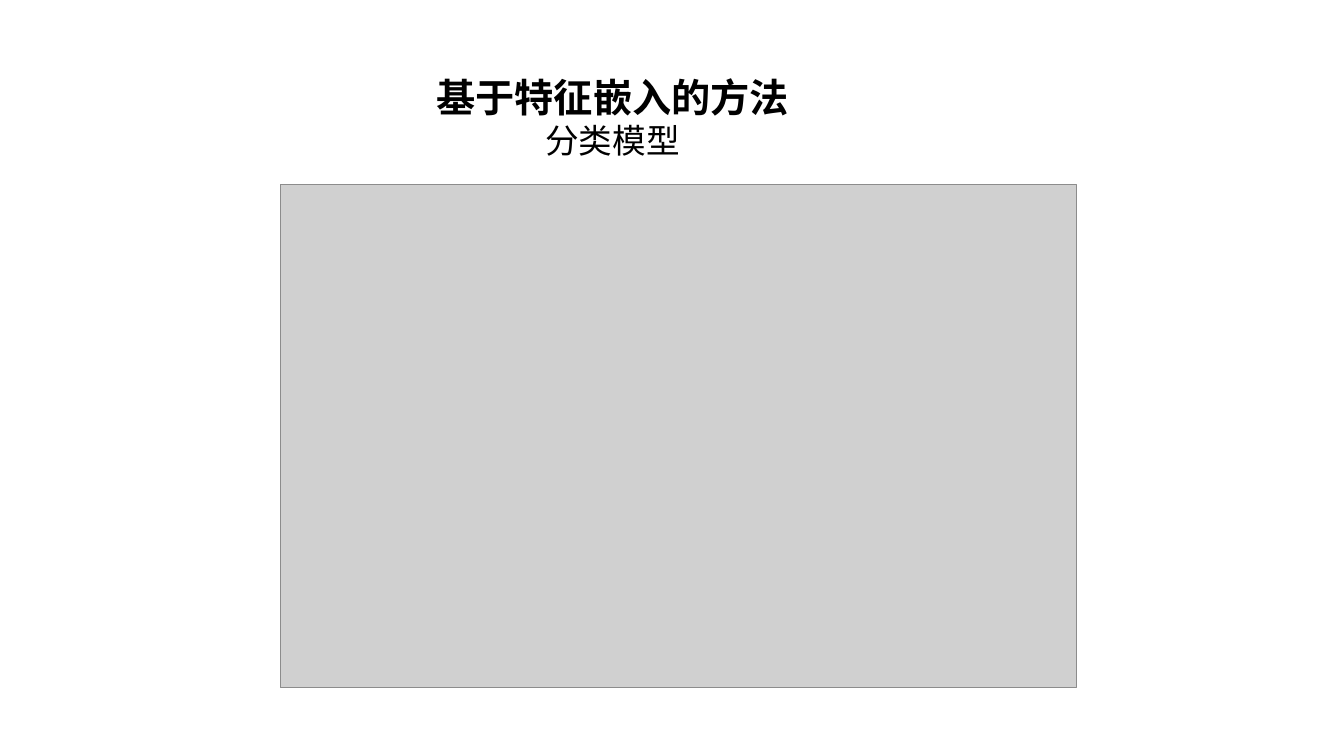
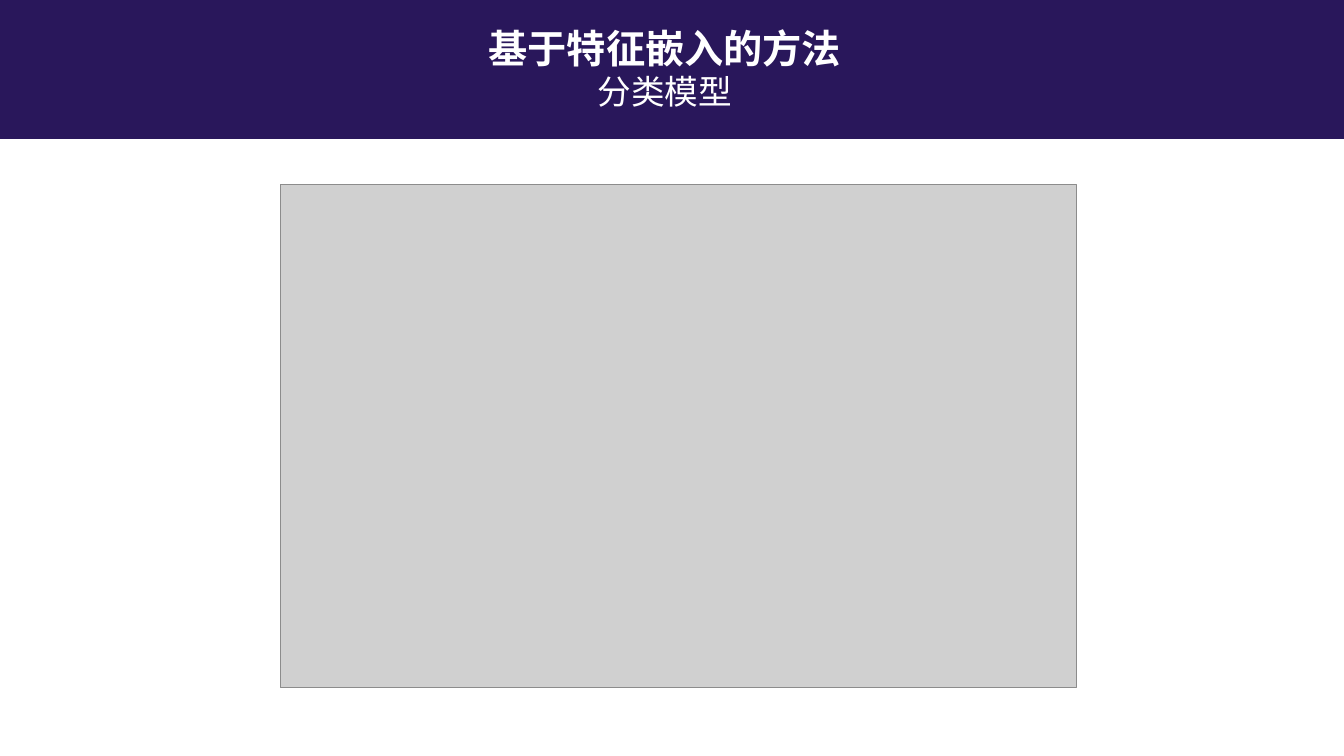
Before and after one commit to lizhenbang56/Papers, a slide deck: slide 14 of papers/车底检测/车底爆炸物检测装置产品立项报告.pptx (slide 15 before the commit). Drawn at 1344x756 pixels with LibreOffice and Linux fonts; fonts in the diff are those of the drawing; grey boxes stand for pictures. Boxes give left, top, right and bottom in pixels: in the first picture for what was removed or moved away, otherwise in the second. Text is boxed around its words. In the diff, an @@ line names an element or a change of style, - is before the commit and + after.

```diff
--- a/papers/车底检测/车底爆炸物检测装置产品立项报告.pptx
+++ b/papers/车底检测/车底爆炸物检测装置产品立项报告.pptx
@@ rectangle added at bbox=[0, 0, 1344, 139], fill #29175B @@
@@ text "基于特征嵌入的方法": place and size @@
-text "基于特征嵌入的方法" at bbox=[436, 78, 788, 156]
+text "基于特征嵌入的方法" at bbox=[489, 29, 841, 107]
@@ text "基于特征嵌入的方法" at bbox=[489, 29, 841, 107]: text colour #000000 to #FFFFFF @@
```
Also in this commit, not shown: 32 other slides changed, 3 slides added, 10 other files.
